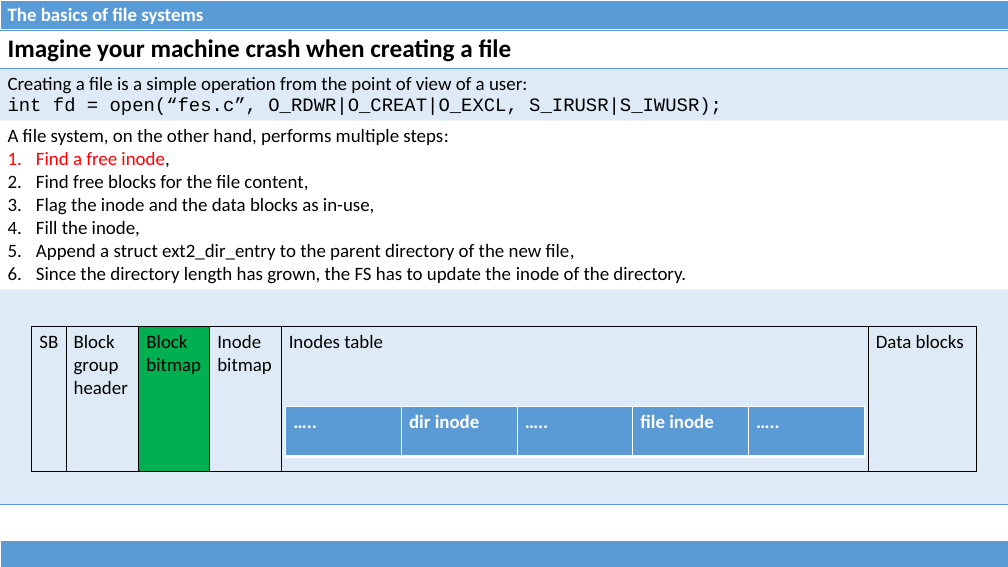
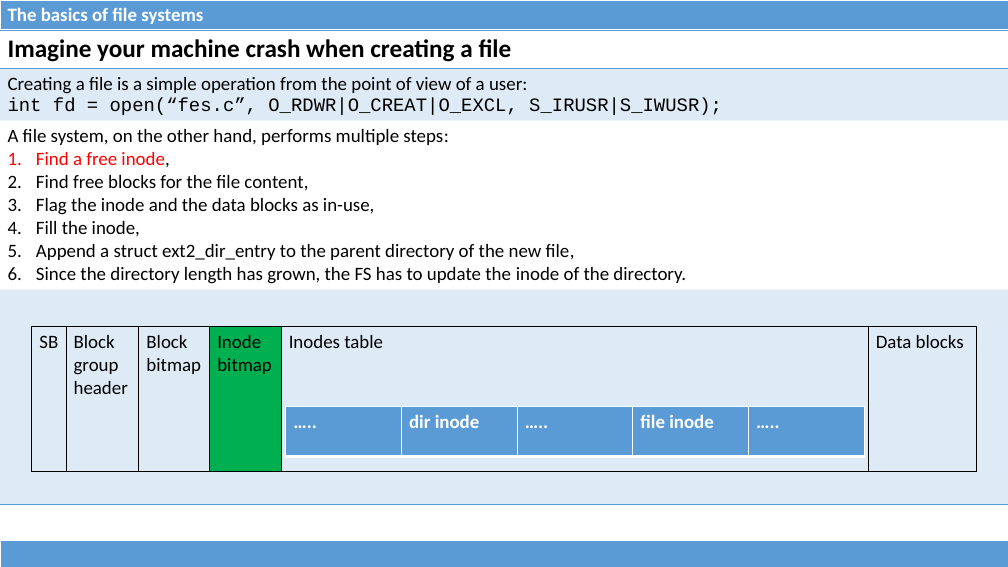
Before and after one commit to dominiquelefevre/filesystems-101-jb, a slide deck: slide 5 of talks/src/class04.pptx. Drawn at 1008x567 pixels with LibreOffice and Linux fonts; fonts in the diff are those of the drawing. Boxes give left, top, right and bottom in pixels: in the first picture for what was removed or moved away, otherwise in the second. Text is boxed around its words. In the diff, an @@ line names an element or a change of style, - is before the commit and + after.

```diff
--- a/talks/src/class04.pptx
+++ b/talks/src/class04.pptx
@@ table at (32, 327, 977, 472) @@
@@ fill #00B050 to none in row 1, column 3 @@
@@ fill none to #00B050 in row 1, column 4 @@
```
Also in this commit, not shown: 6 other slides changed, 1 other file.
